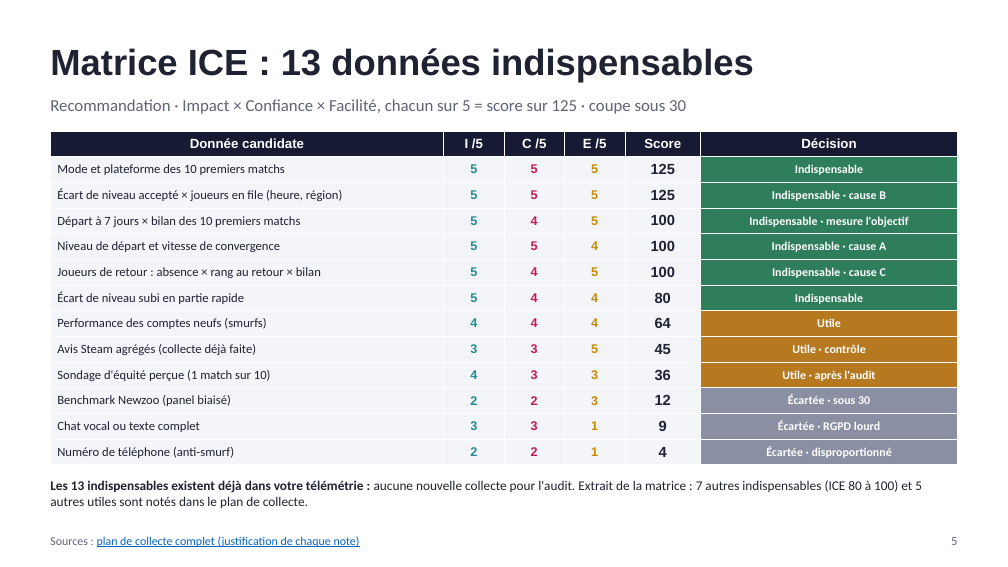
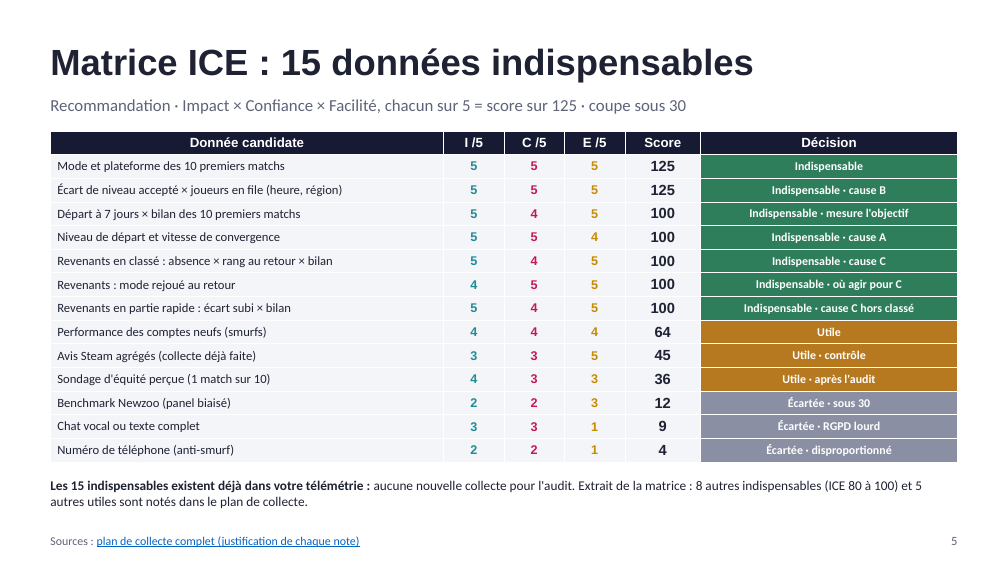
Before and after one commit to noeantoniov1-crypto/SOCIO, a slide deck: slide 5 of docs/presentation/pitch_marvel_rivals_netease.pptx. Drawn at 1008x567 pixels with LibreOffice and Linux fonts; fonts in the diff are those of the drawing. Boxes give left, top, right and bottom in pixels: in the first picture for what was removed or moved away, otherwise in the second. Text is boxed around its words. In the diff, an @@ line names an element or a change of style, - is before the commit and + after.

```diff
--- a/docs/presentation/pitch_marvel_rivals_netease.pptx
+++ b/docs/presentation/pitch_marvel_rivals_netease.pptx
@@ text at [50, 48, 754, 82]: text changed @@
-Matrice ICE : 13 données indispensables
+Matrice ICE : 15 données indispensables
@@ table at [50, 131, 958, 460] @@
-row 6: Joueurs de retour : absence × rang au retour × bilan | 5 | 4 | 5 | 100 | Indispensable · cause C
-row 7: Écart de niveau subi en partie rapide | 5 | 4 | 4 | 80 | Indispensable
+row 6: Revenants en classé : absence × rang au retour × bilan | 5 | 4 | 5 | 100 | Indispensable · cause C
+row 7: Revenants : mode rejoué au retour | 4 | 5 | 5 | 100 | Indispensable · où agir pour C
+row 8: Revenants en partie rapide : écart subi × bilan | 5 | 4 | 5 | 100 | Indispensable · cause C hors classé
@@ text at [50, 480, 922, 508]: text changed @@
-Les 13 indispensables existent déjà dans votre télémétrie : aucune nouvelle collecte pour l'audit. Extrait de la matrice : 7 autres indispensables (ICE 80 à 100) et 5 autres utiles sont notés dans le plan de collecte.
+Les 15 indispensables existent déjà dans votre télémétrie : aucune nouvelle collecte pour l'audit. Extrait de la matrice : 8 autres indispensables (ICE 80 à 100) et 5 autres utiles sont notés dans le plan de collecte.
```
Also in this commit, not shown: 4 other slides changed, 1 other file.
